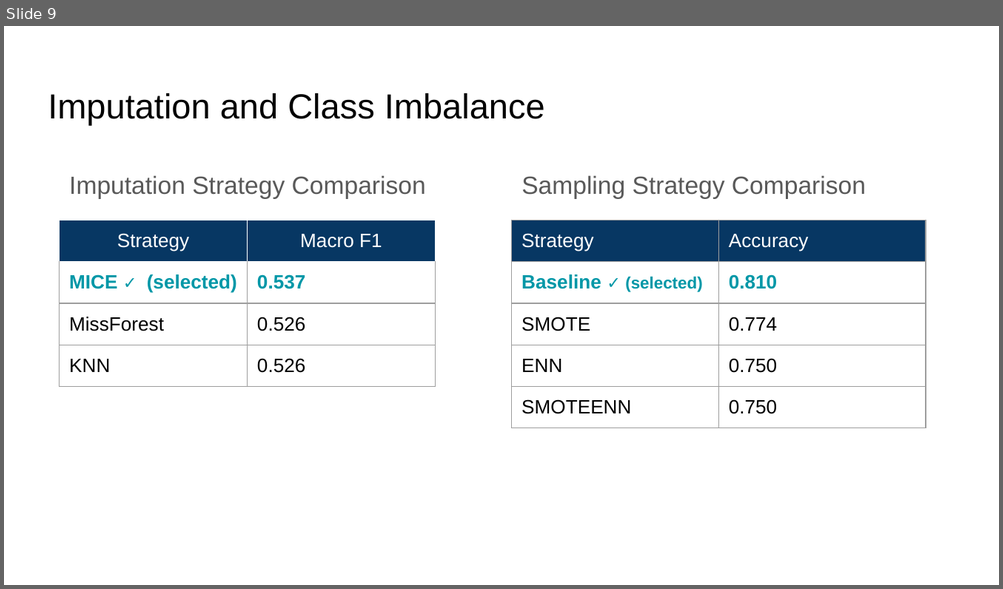
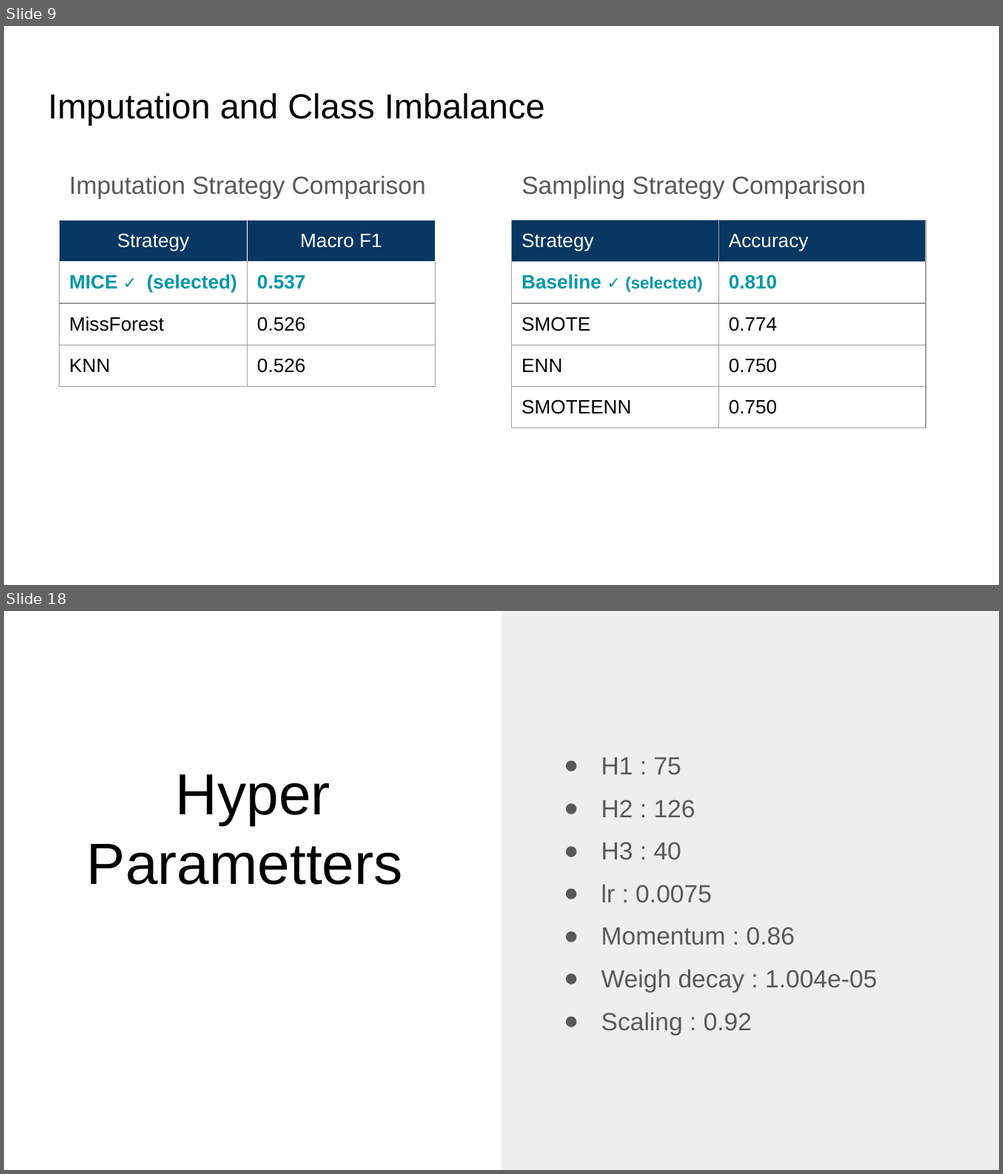
Before and after one commit to Bernardo1205/Advance-ML, a slide deck: src/deliverable2/Cirrhosis_Patient_Survival_Prediction_Report.pptx. Shown one above the other, each under a label of ours: slide 9 before the commit, slides 9 and 18 after it; the slides between them are not shown. The pictures are 1003x589 and 1003x1174 pixels, drawn with LibreOffice and Linux fonts; fonts in the diff are those of the drawing. Boxes give left, top, right and bottom in pixels: in the first picture for what was removed or moved away, otherwise in the second. Text is boxed around its words. In the diff, an @@ line names an element or a change of style, - is before the commit and + after.

```diff
--- a/src/deliverable2/Cirrhosis_Patient_Survival_Prediction_Report.pptx
+++ b/src/deliverable2/Cirrhosis_Patient_Survival_Prediction_Report.pptx
@@ slide 18 added at [4, 611, 999, 1170], background #FFFFFF @@
@@ rectangle added at [501, 611, 999, 1170], fill #EEEEEE @@
@@ text added at [601, 758, 876, 1035], 18 pt, text #595959 @@
+● H1 : 75
+● H2 : 126
+● H3 : 40
+● lr : 0.0075
+● Momentum : 0.86
+● Weigh decay : 1.004e-05
+● Scaling : 0.92
@@ title added at [87, 775, 403, 885], 42 pt, text #000000 @@
+Hyper Parametters
```
Also in this commit, not shown: 2 slides changed, 9 other slides added, 12 other files.
